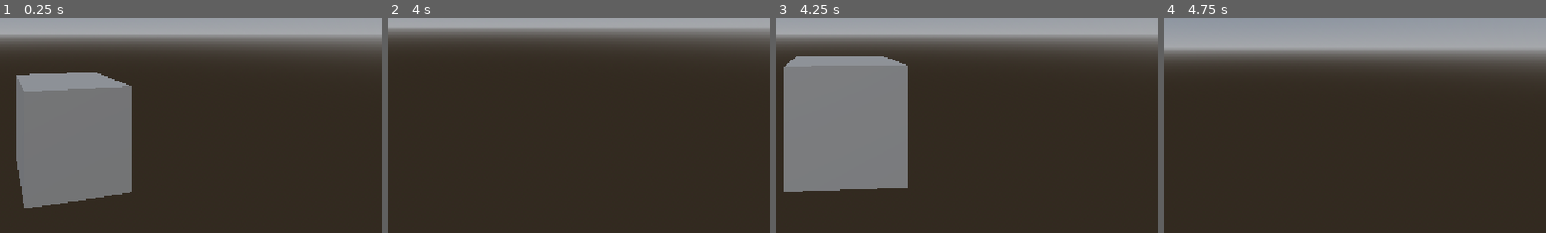
Above: before the commit, frames 1-4 (left to right).
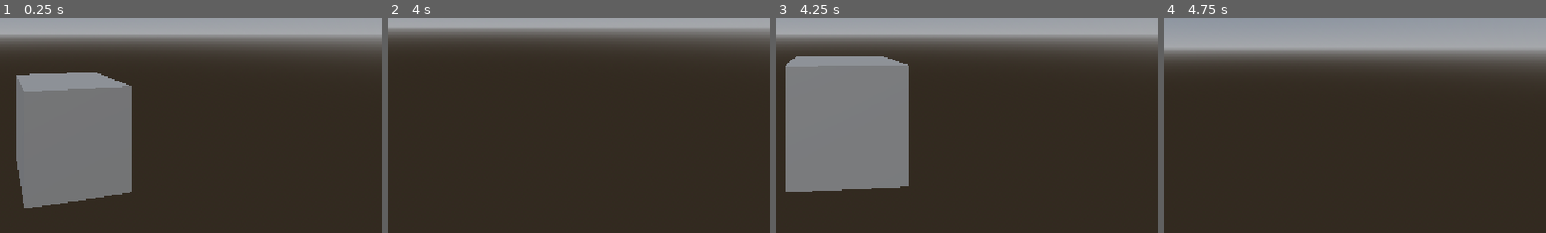
Above: after the commit, the same moments.

Repository: krscott/godot-start
Game: Godot game, scene res://scenes/levels/level_start.tscn
Same seed, same stepped clock (60 frames per second), same inputs: the game is played once before the commit and once after it. Before the commit the project starts from res://main.tscn.
Inputs (mouse positions are % of the whole screen's width and height, from its top left):
- Up to frame 1 (0.25 s): no input
- Up to frame 2 (4 s): move the mouse to (55, 50) at 0.52 s; hold Ctrl (crouch) 0.53-1.28 s; hold W (move_forward) from 0.53 s (still down); tap Space (jump) at 0.77, 1.52, 2.75, 3.02, 3.77 s; move the mouse to (45, 50) at 1.27 s; tap Shift (sprint) at 1.35, 2.85 s; tap Enter at 2, 3.5 s; move the mouse to (52, 48) at 2.02 s; hold Ctrl (crouch) 2.03-2.78 s; move the mouse to (49, 52) at 2.77 s; move the mouse to (57, 51) at 3.52 s; hold Ctrl (crouch) from 3.53 s (still down)
- Up to frame 3 (4.25 s): keep holding W (move_forward); keep holding Ctrl (crouch); tap ] (quick_load) at 4.15 s
- Up to frame 4 (4.75 s): keep holding W (move_forward); move the mouse to (42, 49) at 4.27 s; release Ctrl (crouch) at 4.28 s; tap Shift (sprint) at 4.35 s; tap Space (jump) at 4.52 s
The pictures show only the part of the screen within x 41-91%, y 46-96%; the shares and areas given below are measured in that part.

Frames 1-2 are identical in both runs. In frame 3, 0.5% of the frame differs, in the area x 2-35%, y 19-81%; in frame 4, nothing differs.

Commit message:
Refactor architecture, make gamestate global

Diff:
--- a/project/main.tscn
+++ /dev/null
@@ -1,61 +0,0 @@
-[gd_scene load_steps=13 format=3 uid="uid://6uyp4hbab8gp"]
-
-[ext_resource type="Script" uid="uid://ygjvluupbdtm" path="res://main.gd" id="1_0xm2m"]
-[ext_resource type="Script" uid="uid://dfati240tvaw1" path="res://scripts/free_cam.gd" id="2_0xm2m"]
-[ext_resource type="Script" uid="uid://cj83dvikoriai" path="res://world.gd" id="2_1bvp3"]
-[ext_resource type="Script" uid="uid://n2spkoxc2iv5" path="res://scripts/pausing.gd" id="2_5vw27"]
-[ext_resource type="Script" uid="uid://skj8dxeivfvs" path="res://scripts/player_input.gd" id="2_7mycd"]
-[ext_resource type="Script" uid="uid://mahcrqfjlyyq" path="res://scripts/replay.gd" id="2_272bh"]
-[ext_resource type="Script" uid="uid://c1yjf0s7vvoqn" path="res://rotate.gd" id="3_h2yge"]
-[ext_resource type="PackedScene" uid="uid://dkhqxc2w4rda4" path="res://scenes/ui/menu.tscn" id="5_lquwl"]
-[ext_resource type="Script" uid="uid://btc74n06ykolu" path="res://scripts/system_dialog.gd" id="9_kek77"]
-
-[sub_resource type="ProceduralSkyMaterial" id="ProceduralSkyMaterial_0xm2m"]
-
-[sub_resource type="Sky" id="Sky_0xm2m"]
-sky_material = SubResource("ProceduralSkyMaterial_0xm2m")
-
-[sub_resource type="Environment" id="Environment_h2yge"]
-background_mode = 2
-sky = SubResource("Sky_0xm2m")
-
-[node name="Main" type="Node"]
-script = ExtResource("1_0xm2m")
-
-[node name="Pausing" type="Node" parent="."]
-unique_name_in_owner = true
-script = ExtResource("2_5vw27")
-
-[node name="Replay" type="Node" parent="."]
-unique_name_in_owner = true
-script = ExtResource("2_272bh")
-
-[node name="PlayerInput" type="Node" parent="."]
-unique_name_in_owner = true
-script = ExtResource("2_7mycd")
-
-[node name="World" type="CanvasLayer" parent="." node_paths=PackedStringArray("box", "freecam")]
-unique_name_in_owner = true
-script = ExtResource("2_1bvp3")
-box = NodePath("Box")
-freecam = NodePath("FreeCam")
-
-[node name="WorldEnvironment" type="WorldEnvironment" parent="World"]
-environment = SubResource("Environment_h2yge")
-
-[node name="DirectionalLight3D" type="DirectionalLight3D" parent="World"]
-transform = Transform3D(0.9182944, 0.30154994, -0.25652105, -3.72529e-08, 0.6479471, 0.7616854, 0.39589825, -0.6994514, 0.59500617, 0, 8.608476, 0)
-
-[node name="FreeCam" type="Camera3D" parent="World"]
-transform = Transform3D(1, 0, 0, 0, 1, 0, 0, 0, 1, 0, 1, 3)
-script = ExtResource("2_0xm2m")
-
-[node name="Box" type="CSGBox3D" parent="World"]
-script = ExtResource("3_h2yge")
-
-[node name="Menu" parent="." instance=ExtResource("5_lquwl")]
-unique_name_in_owner = true
-
-[node name="SystemDialog" type="Node" parent="."]
-unique_name_in_owner = true
-script = ExtResource("9_kek77")
--- a/project/project.godot
+++ b/project/project.godot
@@ -11,9 +11,13 @@
 [application]
 
 config/name="godot-start"
-run/main_scene="uid://6uyp4hbab8gp"
+run/main_scene="uid://c8lpblcihq5ff"
 config/features=PackedStringArray("4.5", "GL Compatibility")
 config/icon="res://icon.svg"
+
+[autoload]
+
+gamestate="*res://scenes/game_state.tscn"
 
 [debug]
 
--- a/project/main.gd
+++ b/project/scenes/game_state.gd
@@ -1,44 +1,82 @@
 extends Node
+
+
+signal savedata_saving
+signal savedata_loaded
 
 
 @onready var pausing: Pausing = %Pausing
 @onready var replay: Replay = %Replay
 @onready var player_input: PlayerInput = %PlayerInput
-@onready var world: World = %World
 @onready var menu: Menu = %Menu
 @onready var system_dialog: SystemDialog = %SystemDialog
 
+
+## Dictionary[StringName, Dictionary]
+var _savedata_state := {}
+## Dictionary[StringName, Object]
+var _savedata_refs := {}
 
 var quick_save := {}
 var quick_save_zero := {}
 
 
+func update_state(key: StringName, obj: Object) -> void:
+	_savedata_state[key] = GdSerde.serialize_object(obj)
+
+
+func load_state(key: StringName, obj: Object) -> void:
+	if _savedata_state.has(key):
+		var dict: Dictionary = _savedata_state[key]
+		util.aok(GdSerde.deserialize_object(obj, dict))
+
+
+func sync_state(key: StringName, obj: Object) -> void:
+	print("Sync state: ", key)
+
+	load_state(key, obj)
+	if OS.is_debug_build():
+		# Debug-only check for serde errors
+		var dict := GdSerde.serialize_object(obj)
+		util.aok(GdSerde.deserialize_object(obj, dict))
+
+	_savedata_refs[key] = obj
+
+
 func _ready() -> void:
+	# NOTE: GameState node is the first child of the current level's node.
+	#       i.e., this node is visited FIRST.
+	#       We need to call-deferred if we want to run something after root.
+	call_deferred(&"_root_ready")
+
 	assert(pausing)
 	assert(replay)
 	assert(player_input)
-	assert(world)
 	assert(menu)
 	assert(system_dialog)
 
 	if OS.is_debug_build():
 		print("DEBUG MODE")
 
+	sync_state(&"player_input", player_input)
+
 	util.aok(replay.load_frame.connect(_replay_load_frame))
 	util.aok(replay.request_frame.connect(_replay_save_frame))
 
 	build_menu()
 
-	quick_save_zero = _save_savedata()
-	quick_save = quick_save_zero
-
 	var args := OS.get_cmdline_user_args()
-	print(args)
 	if args:
+		print("CLI args: ", args)
 		if OK == replay.load_from_file(args[0]):
 			replay.start()
 
 	unpause()
+
+
+func _root_ready() -> void:
+	quick_save_zero = _serialize_savedata()
+	quick_save = quick_save_zero
 
 
 func _physics_process(_delta: float) -> void:
@@ -48,9 +86,9 @@
 func _process(_delta: float) -> void:
 	if not menu.visible:
 		if Input.is_action_just_pressed("quick_save"):
-			quick_save = _save_savedata()
+			quick_save = _serialize_savedata()
 		elif Input.is_action_just_pressed("quick_load"):
-			_load_savedata(quick_save)
+			_deserialize_savedata(quick_save)
 		elif Input.is_action_just_pressed("quit"):
 			_save_replay_and_quit()
 		elif Input.is_action_just_pressed("ui_cancel"):
@@ -79,18 +117,37 @@
 
 
 func _restart_replay() -> void:
-	_load_savedata(quick_save_zero)
+	_deserialize_savedata(quick_save_zero)
 	replay.restart()
 
 
-func _load_savedata(data: Dictionary) -> void:
-	util.aok(GdSerde.deserialize_object(world, data))
+func _deserialize_savedata(data: Dictionary) -> void:
+	_savedata_state = data
+	for k: StringName in _savedata_refs:
+		if is_instance_valid(_savedata_refs[k]):
+			var obj: Object = _savedata_refs[k]
+			load_state(k, obj)
+		else:
+			util.expect_true(_savedata_refs.erase(k))
+
+	print("Loaded savedata")
+	print(JSON.stringify(_savedata_state))
+	savedata_loaded.emit()
 
 
-func _save_savedata() -> Dictionary:
-	var savedata := GdSerde.serialize_object(world)
-	print(JSON.stringify(savedata))
-	return savedata
+func _serialize_savedata() -> Dictionary:
+	savedata_saving.emit()
+
+	for k: StringName in _savedata_refs:
+		if is_instance_valid(_savedata_refs[k]):
+			var obj: Object = _savedata_refs[k]
+			update_state(k, obj)
+		else:
+			util.expect_true(_savedata_refs.erase(k))
+
+	print("Saved savedata")
+	print(JSON.stringify(_savedata_state))
+	return _savedata_state
 
 
 func replay_open_dialog() -> void:
--- /dev/null
+++ b/project/scenes/game_state.tscn
@@ -0,0 +1,30 @@
+[gd_scene load_steps=7 format=3 uid="uid://6uyp4hbab8gp"]
+
+[ext_resource type="Script" uid="uid://ygjvluupbdtm" path="res://scenes/game_state.gd" id="1_aj67o"]
+[ext_resource type="Script" uid="uid://n2spkoxc2iv5" path="res://scripts/pausing.gd" id="2_dq14d"]
+[ext_resource type="Script" uid="uid://mahcrqfjlyyq" path="res://scripts/replay.gd" id="3_rerck"]
+[ext_resource type="Script" uid="uid://skj8dxeivfvs" path="res://scripts/player_input.gd" id="4_qn400"]
+[ext_resource type="PackedScene" uid="uid://dkhqxc2w4rda4" path="res://scenes/ui/menu.tscn" id="5_vsnwl"]
+[ext_resource type="Script" uid="uid://btc74n06ykolu" path="res://scripts/system_dialog.gd" id="6_rxqo8"]
+
+[node name="GameState" type="Node"]
+script = ExtResource("1_aj67o")
+
+[node name="Pausing" type="Node" parent="."]
+unique_name_in_owner = true
+script = ExtResource("2_dq14d")
+
+[node name="Replay" type="Node" parent="."]
+unique_name_in_owner = true
+script = ExtResource("3_rerck")
+
+[node name="PlayerInput" type="Node" parent="."]
+unique_name_in_owner = true
+script = ExtResource("4_qn400")
+
+[node name="Menu" parent="." instance=ExtResource("5_vsnwl")]
+unique_name_in_owner = true
+
+[node name="SystemDialog" type="Node" parent="."]
+unique_name_in_owner = true
+script = ExtResource("6_rxqo8")
--- a/project/world.gd
+++ b/project/scenes/levels/level_start.gd
@@ -1,20 +1,18 @@
 extends Node
-class_name World
+
 const gdserde_class := &"World"
 const gdserde_props := [
 	&"box",
 	&"freecam",
-	&"player_input",
 ]
 
 @export var box: Node3D
 @export var freecam: FreeCam
 
-@onready var player_input: PlayerInput = %PlayerInput
-
 func _ready() -> void:
 	assert(freecam)
 	assert(box)
-	assert(player_input)
 
-	freecam.maybe_input = player_input
+	gamestate.sync_state(&"level_start", self)
+
+	freecam.maybe_input = gamestate.player_input
--- /dev/null
+++ b/project/scenes/levels/level_start.tscn
@@ -0,0 +1,32 @@
+[gd_scene load_steps=7 format=3 uid="uid://c8lpblcihq5ff"]
+
+[ext_resource type="Script" uid="uid://cj83dvikoriai" path="res://scenes/levels/level_start.gd" id="1_q4qc6"]
+[ext_resource type="Script" uid="uid://dfati240tvaw1" path="res://scripts/free_cam.gd" id="2_p6tgm"]
+[ext_resource type="Script" uid="uid://c1yjf0s7vvoqn" path="res://rotate.gd" id="3_lwsif"]
+
+[sub_resource type="ProceduralSkyMaterial" id="ProceduralSkyMaterial_0xm2m"]
+
+[sub_resource type="Sky" id="Sky_0xm2m"]
+sky_material = SubResource("ProceduralSkyMaterial_0xm2m")
+
+[sub_resource type="Environment" id="Environment_h2yge"]
+background_mode = 2
+sky = SubResource("Sky_0xm2m")
+
+[node name="Level" type="CanvasLayer" node_paths=PackedStringArray("box", "freecam")]
+script = ExtResource("1_q4qc6")
+box = NodePath("Box")
+freecam = NodePath("FreeCam")
+
+[node name="WorldEnvironment" type="WorldEnvironment" parent="."]
+environment = SubResource("Environment_h2yge")
+
+[node name="DirectionalLight3D" type="DirectionalLight3D" parent="."]
+transform = Transform3D(0.9182944, 0.30154994, -0.25652105, -3.72529e-08, 0.6479471, 0.7616854, 0.39589825, -0.6994514, 0.59500617, 0, 8.608476, 0)
+
+[node name="FreeCam" type="Camera3D" parent="."]
+transform = Transform3D(1, 0, 0, 0, 1, 0, 0, 0, 1, 0, 1, 3)
+script = ExtResource("2_p6tgm")
+
+[node name="Box" type="CSGBox3D" parent="."]
+script = ExtResource("3_lwsif")
--- a/project/scripts/gdserde.gd
+++ b/project/scripts/gdserde.gd
@@ -12,6 +12,7 @@
 
 	func _to_string() -> String:
 		return "GdSerdeProperty<%s: %s>" % [name, type_string(type)]
+
 
 static func _create_property_list(
 	obj: Object,
@@ -33,6 +34,7 @@
 			out.push_back(GdSerdeProperty.new(name, type))
 	return out
 
+
 static func _get_obj_prop_list(obj: Object) -> Array[GdSerdeProperty]:
 	var prop_list: Array[GdSerdeProperty]
 
@@ -51,7 +53,7 @@
 				prop_filter = []
 			prop_list = _create_property_list(obj, prop_filter)
 			_property_list_cache[type] = prop_list
-			print_debug("GdSerde: cached ", type, " props ", prop_list)
+			#print_debug("GdSerde: cached ", type, " props ", prop_list)
 	else:
 		assert(
 			false,
@@ -77,9 +79,11 @@
 
 	return value
 
+
 static func serialize_object(obj: Object) -> Dictionary:
 	var dict: Dictionary = serialize(obj)
 	return dict
+
 
 ## returns [Variant, Error]
 static func deserialize(original: Variant, value: Variant) -> Array:
@@ -102,6 +106,7 @@
 
 	return _ok(value)
 
+
 static func deserialize_object(obj: Object, value: Dictionary) -> Error:
 	match deserialize(obj, value):
 		[_, var err]:
@@ -109,11 +114,18 @@
 	assert(false)
 	return ERR_BUG
 
+
+static func clone_object(to: Object, from: Object) -> Error:
+	var dict := serialize_object(from)
+	return deserialize_object(to, dict)
+
+
 ## returns [null, Error]
 static func _err(err: Error = FAILED) -> Array:
 	assert(err != OK)
 	return [null, err]
 
+
 ## returns [Variant, OK]
 static func _ok(value: Variant) -> Variant:
 	return [value, OK]
--- a/project/scripts/player_input.gd
+++ b/project/scripts/player_input.gd
@@ -23,8 +23,12 @@
 var jump := false
 
 
+func _is_listening() -> bool:
+	return listening and util.is_mouse_captured()
+
+
 func _physics_process(_delta: float) -> void:
-	if listening:
+	if _is_listening():
 		move = Input.get_vector(
 			"move_left", "move_right", "move_forward", "move_backward"
 		)
@@ -34,7 +38,7 @@
 
 
 func _input(event: InputEvent) -> void:
-	if listening:
+	if _is_listening():
 		if event is InputEventMouseMotion:
 			var ev: InputEventMouseMotion = event
 			look.y -= (ev.relative.x * sensitivity)
--- a/project/scripts/util.gd
+++ b/project/scripts/util.gd
@@ -10,10 +10,36 @@
 	else:
 		Input.set_mouse_mode(Input.MOUSE_MODE_VISIBLE)
 
+static func is_mouse_captured() -> bool:
+	return Input.get_mouse_mode() == Input.MOUSE_MODE_CAPTURED
+
 static func has_member(obj: Object, name: StringName) -> bool:
 	return obj.get(name) != null
 
-static func aok(err: Error) -> void:
+static func aok(err: Error, context := "") -> void:
 	if err:
-		assert(false, error_string(err))
-		printerr(error_string(err))
+		var msg := error_string(err)
+		if context:
+			msg = str(msg, context, " (", msg, ")")
+		assert(false, msg)
+		printerr(msg)
+
+static func expect_ok(err: Error, context := "") -> void:
+	aok(err, context)
+
+static func expect_true(x: bool, context := "") -> void:
+	assert(x, context)
+
+## Tries to cast Variant to Dictionary, otherise returns empty Dictionary
+static func try_as_dict(x: Variant) -> Dictionary:
+	if x is Dictionary:
+		var dict: Dictionary = x
+		return dict
+	return {}
+
+## Tries to cast Variant to Object, otherise returns null
+static func try_as_obj(x: Variant) -> Object:
+	if x is Object:
+		var obj: Object = x
+		return obj
+	return null
Renamed: project/main.gd.uid -> project/scenes/game_state.gd.uid
Renamed: project/world.gd.uid -> project/scenes/levels/level_start.gd.uid
